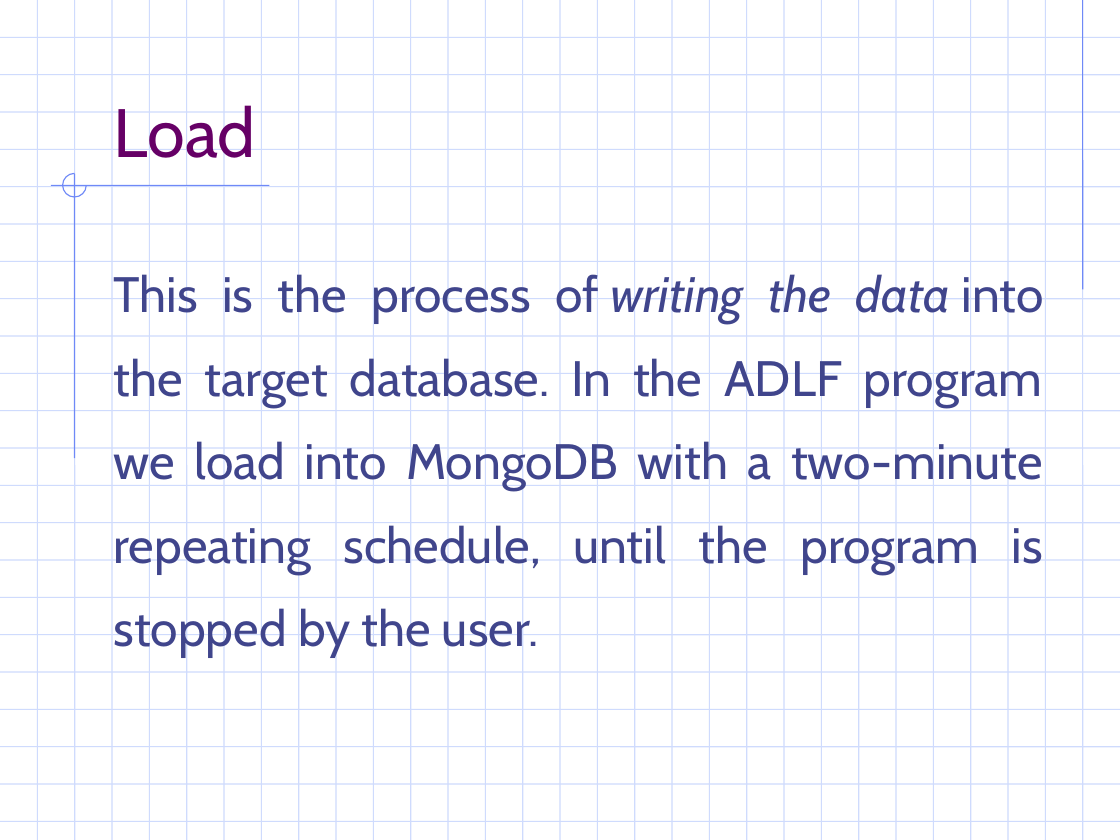
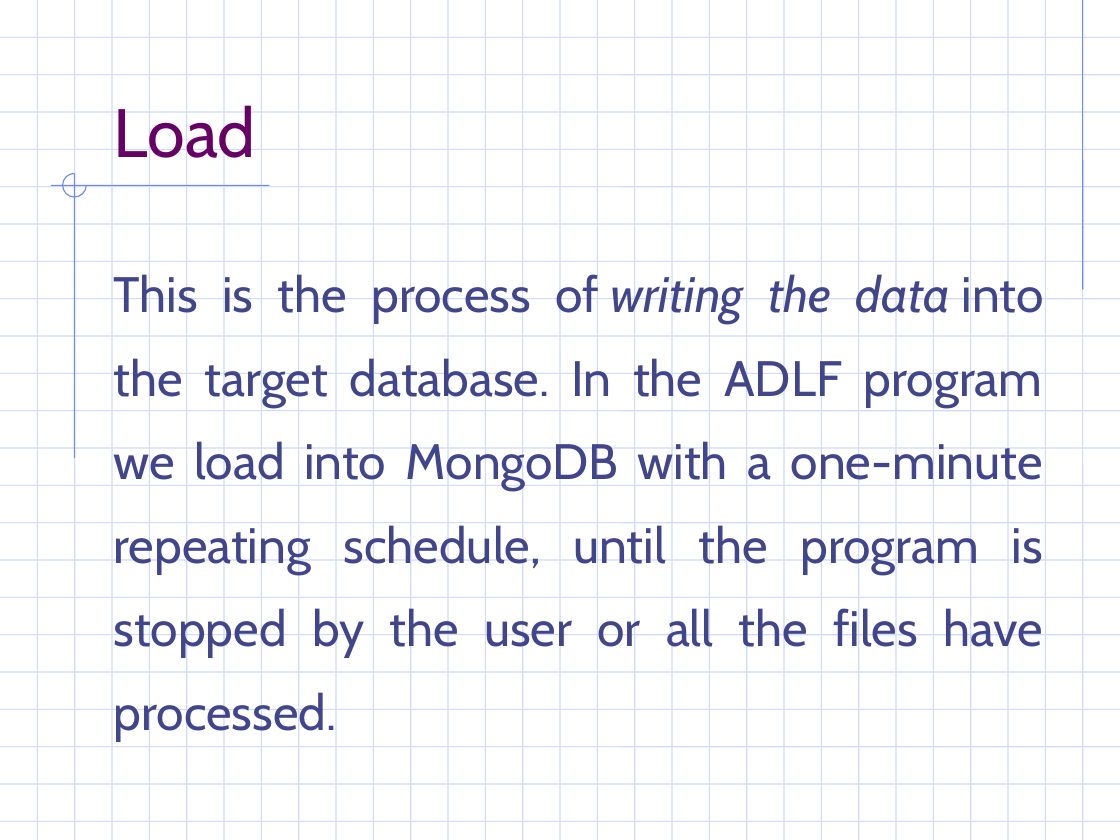
Before and after one commit to vabigdatamover/dream-team, a slide deck: slide 5 of Project_Two/ETL_project.ppt. Drawn at 1120x840 pixels with LibreOffice and Linux fonts; fonts in the diff are those of the drawing; background and template pictures are left out. Boxes give left, top, right and bottom in pixels: in the first picture for what was removed or moved away, otherwise in the second. Text is boxed around its words. In the diff, an @@ line names an element or a change of style, - is before the commit and + after.

```diff
--- a/Project_Two/ETL_project.ppt
+++ b/Project_Two/ETL_project.ppt
@@ text at [114, 270, 1044, 740]: text changed @@
-This is the process of writing the data into the target database. In the ADLF program we load into MongoDB with a two-minute repeating schedule, until the program is stopped by the user.
+This is the process of writing the data into the target database. In the ADLF program we load into MongoDB with a one-minute repeating schedule, until the program is stopped by the user or all the files have processed.
```
Also in this commit, not shown: 13 other files.
